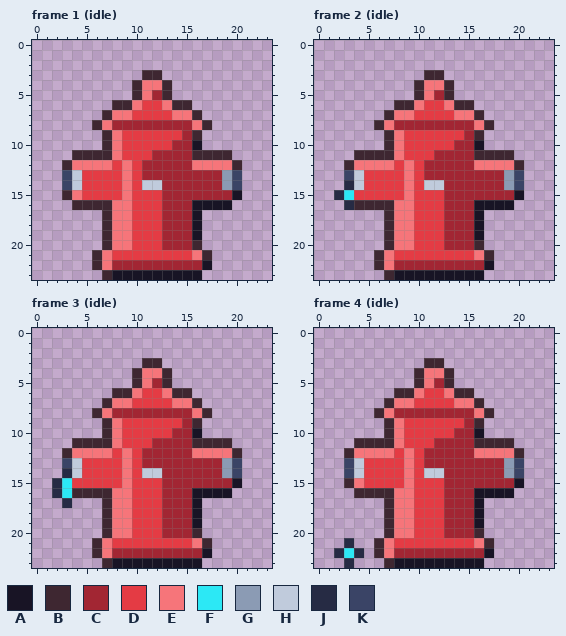
Two states of a pixel-art file, art/minis/hydrant@50.aseprite. That is the earlier state.
24x24 pixels, 4 frames. Shown: frame 1 (idle), frame 2 (idle), frame 3 (idle), frame 4 (idle).
Palette (. is transparent): A #181425  B #3e2731  C #a22633  D #e43b44  E #f6757a  F #2ce8f5  G #8b9bb4  H #c0cbdc  J #262b44  K #3a4466
Pixels before, frame 1 (idle), first column x 3:
 3 ........BB........
 4 .......BEEB.......
 5 .......BECB.......
 6 .....BBEDDEBB.....
 7 ....BEEDDDDEEB....
 8 ...BECCCCCCCCEB...
 9 ....BEDDDDDDCB....
10 ....BEDDDDDCCA....
11 .BBBBEDDDCCCCBBBB.
12 BEEEEDEDCCCCCEEEEB
13 KHDDDDEDCCCCCCCCGK
14 KHDDDDEDHHCCCCCCGK
15 BEDDDDEDDDCCCCCCCA
16 .BBBBEEDDDCCCAAAA.
17 ....BEEDDDCCCA....
18 ....BEEDDDCCCA....
19 ....BEEDDDCCCA....
20 ....BEEDDDCCCB....
21 ...BEDDDDDDDDEB...
22 ...BECCCCCCCCCA...
23 ....BAAAAAAAAA....
Pixels before, frame 2 (idle), first column x 2:
 3 .........BB........
 4 ........BEEB.......
 5 ........BECB.......
 6 ......BBEDDEBB.....
 7 .....BEEDDDDEEB....
 8 ....BECCCCCCCCEB...
 9 .....BEDDDDDDCB....
10 .....BEDDDDDCCA....
11 ..BBBBEDDDCCCCBBBB.
12 .BEEEEDEDCCCCCEEEEB
13 .KHDDDDEDCCCCCCCCGK
14 .JHDDDDEDHHCCCCCCGK
15 JFDDDDDEDDDCCCCCCCA
16 .JBBBBEEDDDCCCAAAA.
17 .....BEEDDDCCCA....
18 .....BEEDDDCCCA....
19 .....BEEDDDCCCA....
20 .....BEEDDDCCCB....
21 ....BEDDDDDDDDEB...
22 ....BECCCCCCCCCA...
23 .....BAAAAAAAAA....
Pixels before, frame 3 (idle), first column x 2:
 3 .........BB........
 4 ........BEEB.......
 5 ........BECB.......
 6 ......BBEDDEBB.....
 7 .....BEEDDDDEEB....
 8 ....BECCCCCCCCEB...
 9 .....BEDDDDDDCB....
10 .....BEDDDDDCCA....
11 ..BBBBEDDDCCCCBBBB.
12 .BEEEEDEDCCCCCEEEEB
13 .KHDDDDEDCCCCCCCCGK
14 .JHDDDDEDHHCCCCCCGK
15 JFDDDDDEDDDCCCCCCCA
16 JFBBBBEEDDDCCCAAAA.
17 .J...BEEDDDCCCA....
18 .....BEEDDDCCCA....
19 .....BEEDDDCCCA....
20 .....BEEDDDCCCB....
21 ....BEDDDDDDDDEB...
22 ....BECCCCCCCCCA...
23 .....BAAAAAAAAA....
Pixels before, frame 4 (idle), first column x 2:
 3 .........BB........
 4 ........BEEB.......
 5 ........BECB.......
 6 ......BBEDDEBB.....
 7 .....BEEDDDDEEB....
 8 ....BECCCCCCCCEB...
 9 .....BEDDDDDDCB....
10 .....BEDDDDDCCA....
11 ..BBBBEDDDCCCCBBBB.
12 .BEEEEDEDCCCCCEEEEB
13 .KHDDDDEDCCCCCCCCGK
14 .KHDDDDEDHHCCCCCCGK
15 .BEDDDDEDDDCCCCCCCA
16 ..BBBBEEDDDCCCAAAA.
17 .....BEEDDDCCCA....
18 .....BEEDDDCCCA....
19 .....BEEDDDCCCA....
20 .....BEEDDDCCCB....
21 .J..BEDDDDDDDDEB...
22 JFJ.BECCCCCCCCCA...
23 .J...BAAAAAAAAA....
New version:
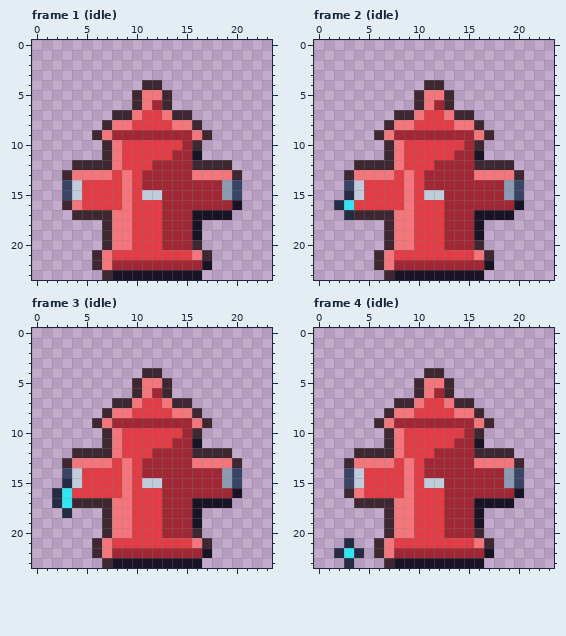
Diff:
Changed rows in their new state; - is an unchanged pixel.
Frame 1 (idle):
first column x 3:
 3 --------..--------
 4 -------.BB.-------
 5 ---------E--------
 6 -----..BECB..-----
 7 ----.BBE--EBB.----
 8 ---.BEEDDDDEEB.---
 9 ---BECCCCCCC-EB---
10 -----------D-B----
11 -...-----DD--A...-
12 .BBBBED-D----BBBB.
13 BEEEE--------EEEEB
14 --------CC--------
15 KH------HH------GK
16 BEDDDD-------CCCCA
17 -BBB----------AAA-
Frame 2 (idle):
first column x 2:
 3 ---------..--------
 4 --------.BB.-------
 5 ----------E--------
 6 ------..BECB..-----
 7 -----.BBE--EBB.----
 8 ----.BEEDDDDEEB.---
 9 ----BECCCCCCC-EB---
10 ------------D-B----
11 --...-----DD--A...-
12 -.BBBBED-D----BBBB.
13 -BEEEE--------EEEEB
14 -K-------CC--------
15 .JH------HH------GK
16 JFDDDDD-------CCCCA
17 -JBBB----------AAA-
Frame 3 (idle):
first column x 2:
 3 ---------..--------
 4 --------.BB.-------
 5 ----------E--------
 6 ------..BECB..-----
 7 -----.BBE--EBB.----
 8 ----.BEEDDDDEEB.---
 9 ----BECCCCCCC-EB---
10 ------------D-B----
11 --...-----DD--A...-
12 -.BBBBED-D----BBBB.
13 -BEEEE--------EEEEB
14 -K-------CC--------
15 .JH------HH------GK
16 --DDDDD-------CCCCA
17 JFBBB----------AAA-
18 -J-----------------
Frame 4 (idle): the same change as frame 1 (idle)
